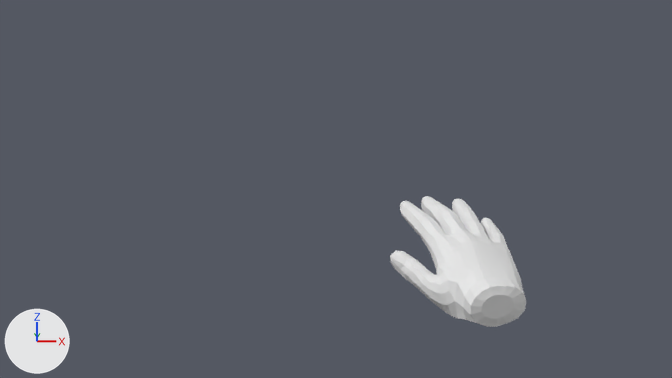
The Blender file 3DAssets/handNew.blend, before and after one commit.
One viewpoint serves both versions: the file's camera 'Camera'. The lights are fixed; the arrows at lower left show +X, +Y and +Z.

Names of what the first picture shows: 'Hand_Circle'.
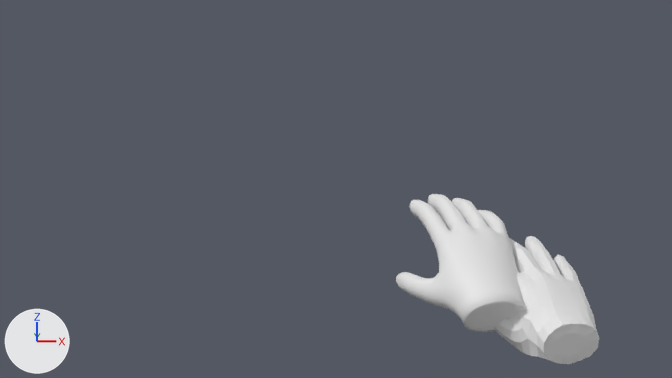
Boxes (x1, y1, x2, y2) around the edits, measured in the pictures (672 x 378 px):
'Hand_Circle', moved
    before: (390, 196, 526, 327)
    after: (496, 236, 599, 364)
'hand', shown
    after: (396, 194, 527, 332)

What the commit changed:
Object 'hand' (ob_hand) is now shown.
Object 'Hand_Circle' (ob_hand_circle) moves from (0.0, 0.0, 0.0) to (0.706, -0.063, -0.356).
